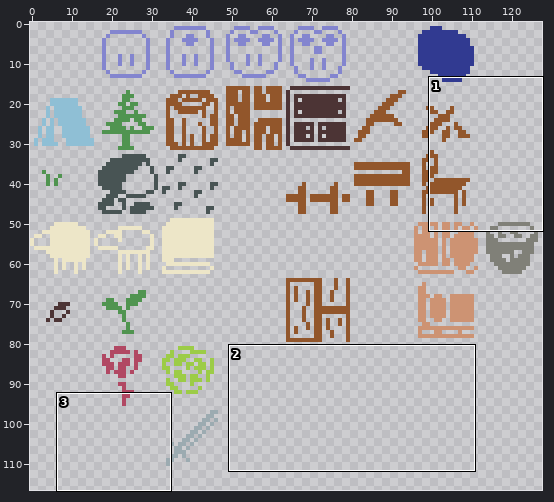
File history of a sprite sheet, assets/images/tiles.png. The first picture is a wide view before the edit; the outline marks the close-up.
Close-up. First the earlier version:
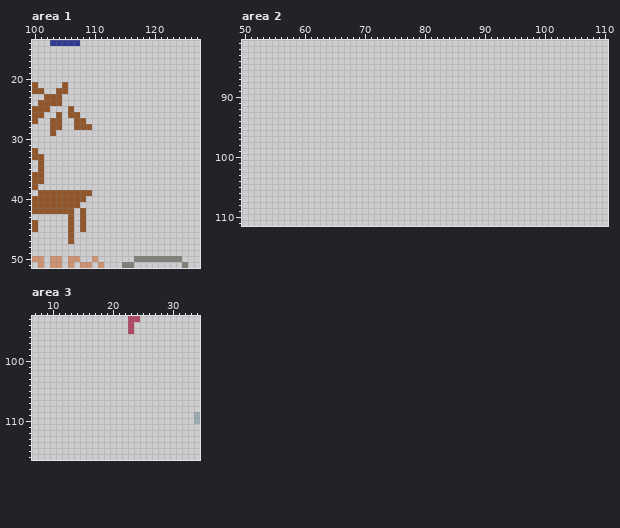
The file is 128x128 pixels. Shown: area 1: x 100..127, y 14..51; area 2: x 50..110, y 81..111; area 3: x 7..34, y 93..116. The wide view leaves out empty margins.
Now the later version:
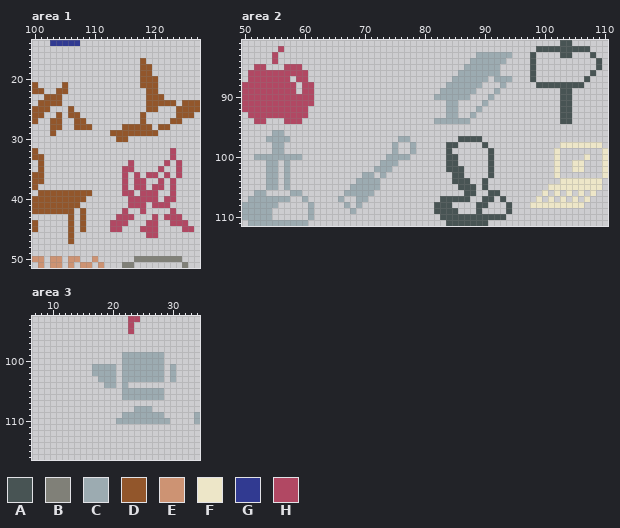
Palette (. is transparent): A #485454  B #808078  C #9cabb1  D #92562b  E #cd9373  F #ede6c8  G #313a91  H #b14863
What changed:
Changed rows in their new state; - is an unchanged pixel.
Area 1:
first column x 113:
17 -----D---------
18 -----DD--------
19 -----DD--------
20 -----DDD-------
21 -----DDD-------
22 ------DD-------
23 ------DDD------
24 ------DDDDD-DDD
25 ------DD---DDDD
26 -----D-----DDD-
27 -----D----DD---
28 --DDDDD-DD-----
29 DDDDDDDD-------
30 -DD------------
32 ----------H----
33 ----------H----
34 ---H-----H-H---
35 --HH----H--H---
36 --H-H-HH-H-H---
37 --H-HH--H-H----
38 --H-HH-HH-H----
39 --HH-HHH--H----
40 ---HHHHH-HH----
41 ---HHH-HHH-----
42 --H--H----H----
43 -HHH---H-HHH---
44 HHH---HH--HHH--
45 HH---HHH----HH-
46 ------HH-------
Area 2:
first column x 50:
 81 -----------------------------------------------------AA------
 82 ------H------------------------------------------AAAAAAAAA---
 83 -----H---------------------------------CCCCCC---A----AA---A--
 84 -----H--------------------------------CCCCCC----A----------A-
 85 --HH---HHH---------------------------CCCCCC-----A----------A-
 86 -HHHHHHHHHH-------------------------CCCCCCC-----A---------A--
 87 -HHHHHHH-HH------------------------CCCCCC-CCC---A--------A---
 88 HHHHHHHHH-HH----------------------CCCCCC---C-----AAAAAAAA----
 89 HHHHHHHHH-HH---------------------CCCCCC---C----------AA------
 90 HHHHHHHHHHHH--------------------CCCCCC---C-----------AA------
 91 HHHHHHHHHHHH----------------------CC----C------------AA------
 92 HHHHHHHHHHH-----------------------CC---C-------------AA------
 93 -HHHHHHHHHH-----------------------CC--C--------------AA------
 94 --HH---HHH----------------------CCCCCC---------------AA------
 96 -----CC------------------------------------------------------
 97 ----CCCC------------------CC--------AAAA---------------------
 98 -----CC------------------C--C-----AA----A------------FFFFFFF-
 99 -----CC------------------C--C-----A------A----------F-------F
100 --CCCCCCCC--------------CCCC------AA-----A----------F----F--F
101 ----CC-C---------------CCC--------AA-----A----------F--FF---F
102 ----CC-C--------------CCC---------AAA----A----------F--FF---F
103 ----CC-C------------CC-C-----------AA----A----------F-------F
104 ----CC-C-----------CCCC------------AAA--A------------FFFFFFF-
105 ----CC-C----------CCCCC-------------AAA-A----------FFFFFFFFF-
106 --CC----CC-------CCCCC---------------AA--AA-------F-F-F-F-F--
107 -CCCCCCC--C-----C--CC------------AAAAA--AA-A-----F-F-F-F-F---
108 CCCCCC-----C-----C-C------------AAA----AA---A---FFFFFFFFF----
109 CCCCC------C------C-------------AAAA---A----A----------------
110 CCCCC------C---------------------AAAAAAAAAAA-----------------
111 -CCCCCCCCCC-----------------------AAAAAAA--------------------
Area 3:
first column x 17:
 99 -----CCCCCCC--
100 -----CCCCCCC--
101 CCCC-CCCCCCC-C
102 CCCC-CCCCCCC-C
103 -CCC-CCCCCCC-C
104 --CC-C--------
105 -----CCCCCCC--
106 -----CCCCCCC--
108 -------CCC----
109 -----CCCCCCC--
110 ----CCCCCCCCC-
Changed places in both close-ups, as pixel boxes (x1, y1, x2, y2):
added: (110, 58, 200, 238)
added: (530, 40, 608, 208)
added: (242, 46, 314, 226)
added: (338, 52, 512, 226)
added: (92, 352, 176, 424)
